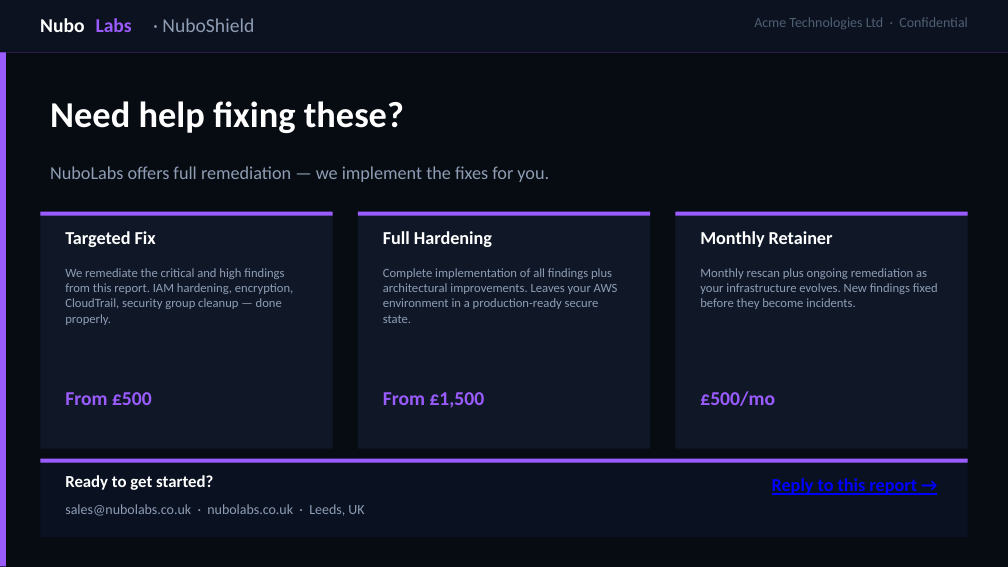
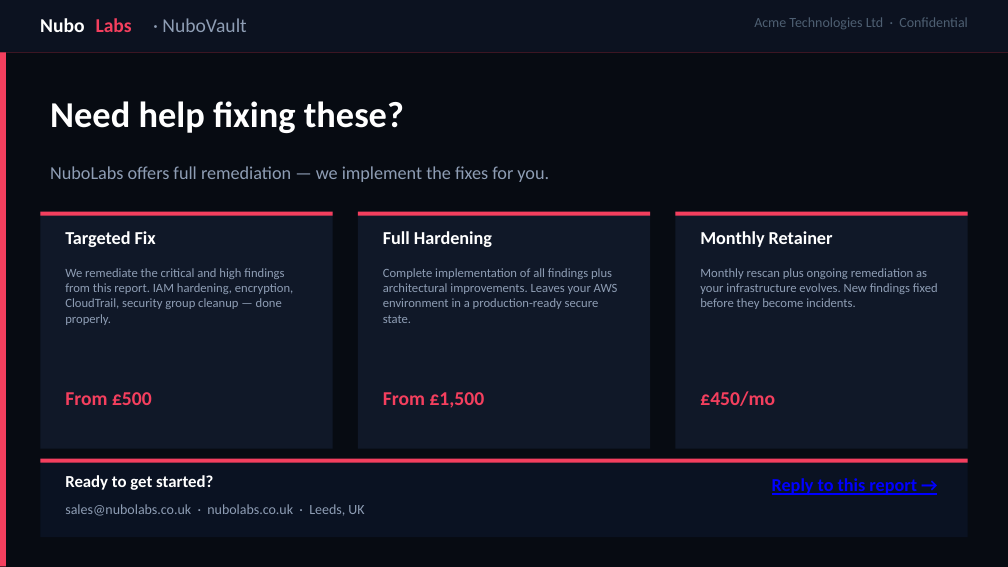
Before and after one commit to kenziebollon-nubolabs/kenziebollon-nubolabs.github.io, a slide deck: slide 19 of samples/nuboshield_deck_acme.pptx (slide 16 before the commit). Drawn at 1008x567 pixels with LibreOffice and Linux fonts; fonts in the diff are those of the drawing. Boxes give left, top, right and bottom in pixels: in the first picture for what was removed or moved away, otherwise in the second. Text is boxed around its words. In the diff, an @@ line names an element or a change of style, - is before the commit and + after.

```diff
--- a/samples/nuboshield_deck_acme.pptx
+++ b/samples/nuboshield_deck_acme.pptx
@@ text at [162,18,246,32]: text changed @@
-· NuboShield
+· NuboVault
@@ fill #9B5CFF to #F43F5E in 6 elements at [0,52,1008,56], [40,212,333,216], [358,212,650,216], [675,212,968,216], [40,459,968,463], [0,52,6,566] @@
@@ text colour #9B5CFF to #F43F5E in 3 elements at [96,18,132,32], [65,392,152,405], [383,392,485,408] @@
@@ text at [700,391,775,406]: text changed; text colour #9B5CFF to #F43F5E @@
-£500/mo
+£450/mo
```
Also in this commit, not shown: 13 other slides changed, 6 slides added, 3 slides removed, 3 other files.
